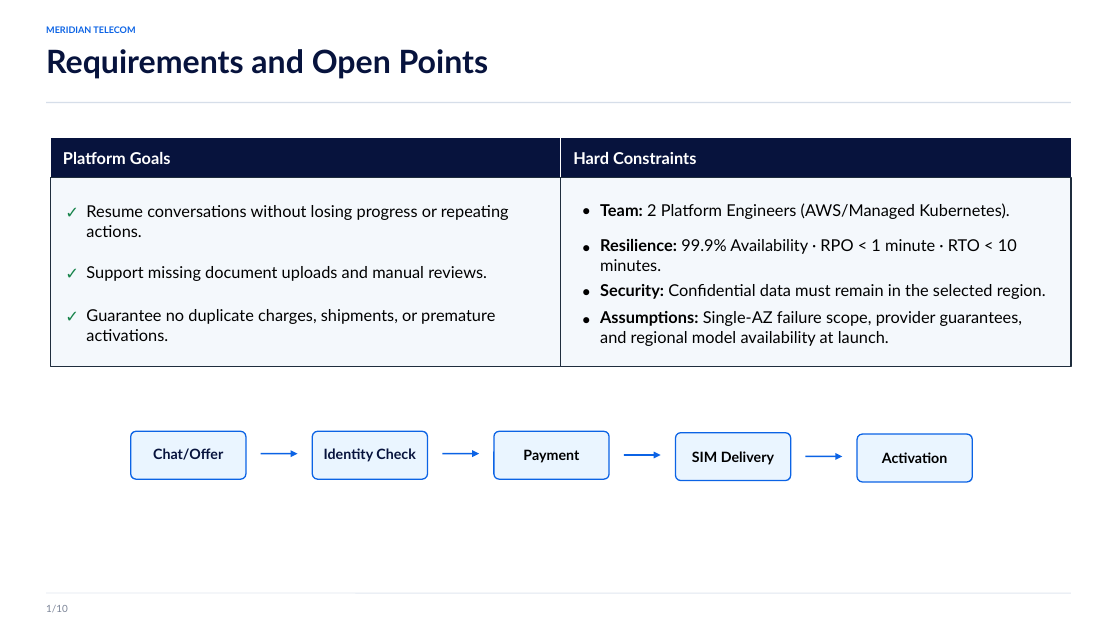
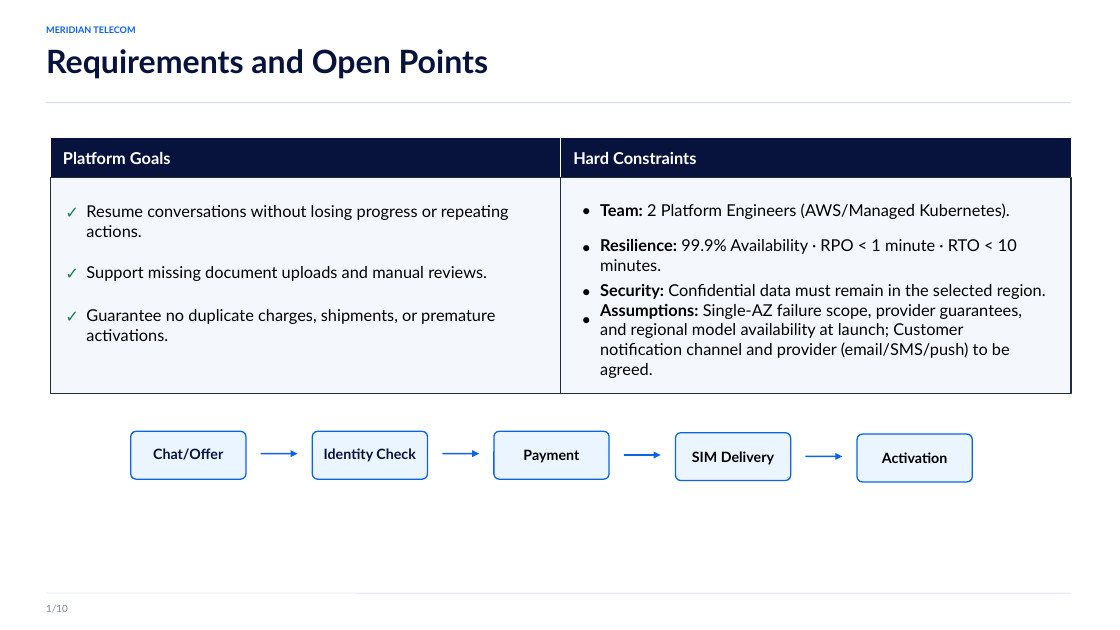
Before and after one commit to mattia-vincenzi/Meridian-Telecom, a slide deck: slide 2 of presentation/meridian_mattia_vincenzi.pptx. Drawn at 1120x630 pixels with LibreOffice and Linux fonts; fonts in the diff are those of the drawing. Boxes give left, top, right and bottom in pixels: in the first picture for what was removed or moved away, otherwise in the second. Text is boxed around its words. In the diff, an @@ line names an element or a change of style, - is before the commit and + after.

```diff
--- a/presentation/meridian_mattia_vincenzi.pptx
+++ b/presentation/meridian_mattia_vincenzi.pptx
@@ rectangle: place and size @@
-rectangle at box(50, 178, 561, 367)
+rectangle at box(50, 178, 561, 394)
@@ rectangle: place and size @@
-rectangle at box(560, 178, 1071, 367)
+rectangle at box(560, 178, 1071, 394)
@@ text at box(600, 304, 1023, 378): text changed @@
-Assumptions: Single-AZ failure scope, provider guarantees, and regional model availability at launch.
+Assumptions: Single-AZ failure scope, provider guarantees, and regional model availability at launch; Customer notification channel and provider (email/SMS/push) to be agreed.
```
Also in this commit, not shown: 14 other slides changed, 2 slides removed, 2 other files.
